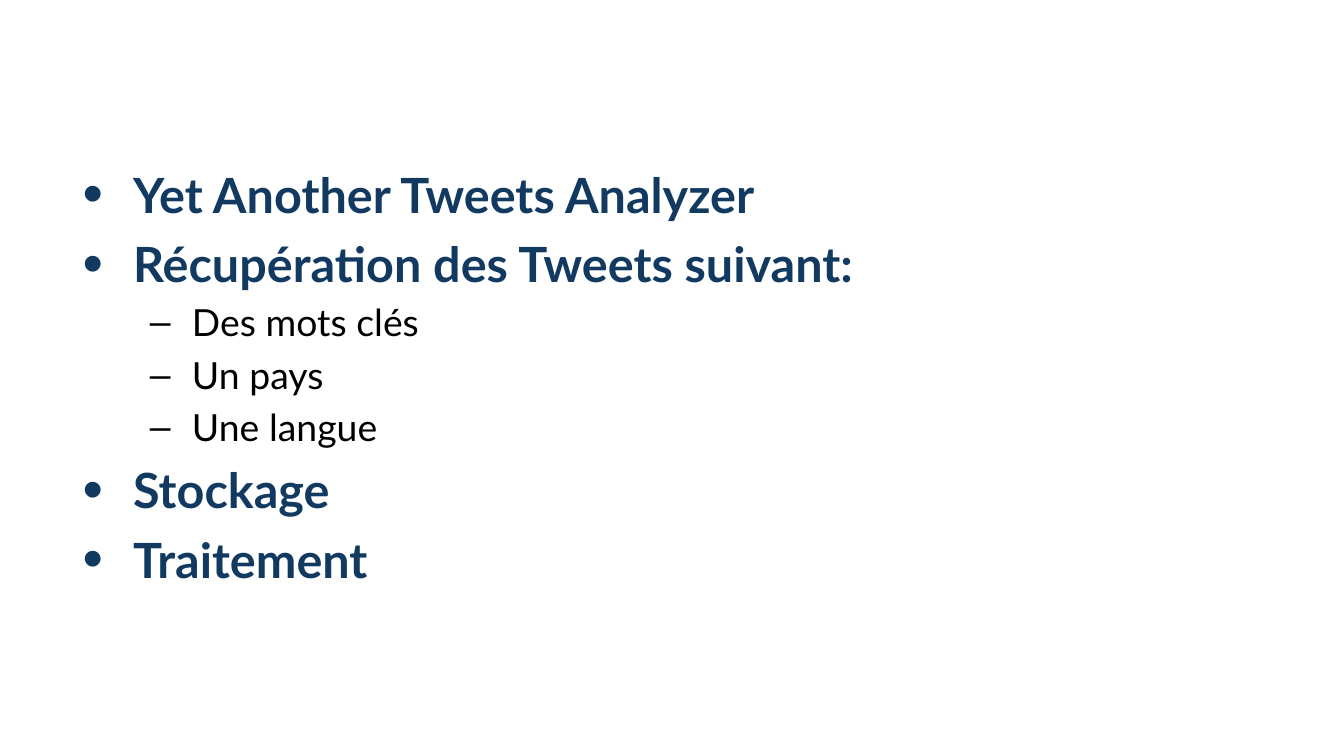
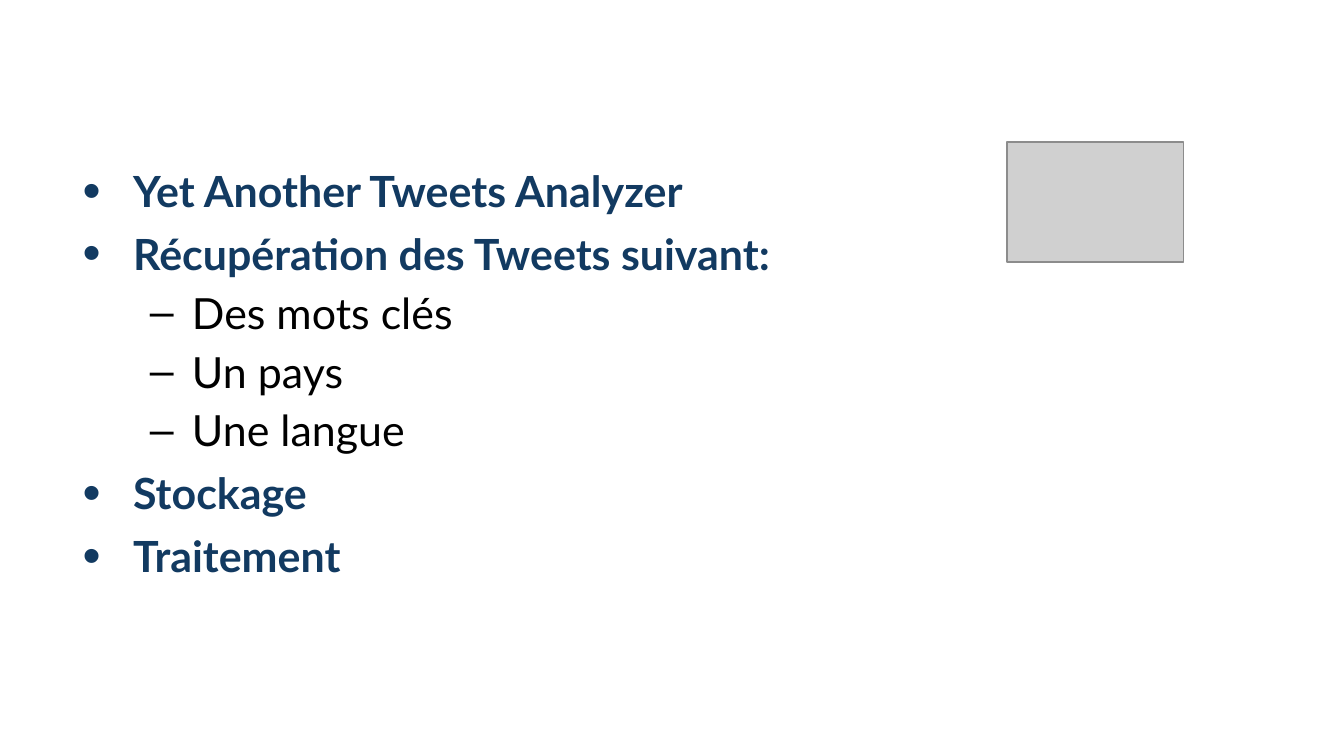
Before and after one commit to Aukraiser/YetAnotherTweetsAnalyzer, a slide deck: slide 4 of docs/Yata.pptx (slide 5 before the commit). Drawn at 1344x756 pixels with LibreOffice and Linux fonts; fonts in the diff are those of the drawing; grey boxes stand for pictures; background and template pictures are left out. Boxes give left, top, right and bottom in pixels: in the first picture for what was removed or moved away, otherwise in the second. Text is boxed around its words. In the diff, an @@ line names an element or a change of style, - is before the commit and + after.

```diff
--- a/docs/Yata.pptx
+++ b/docs/Yata.pptx
@@ picture added at <box>1007,142,1184,263</box> @@
@@ text "Yet Another Tweets Analyzer" at <box>133,175,770,573</box>: size 26 to 23 pt in "Yet Another Tweets Analyzer", "Récupération des Tweets suivant:", "Stockage", "Traitement"; size 20 to 23 pt in "Des mots clés", "Un pays", "Une langue" @@
```
Also in this commit, not shown: 2 other slides changed.
